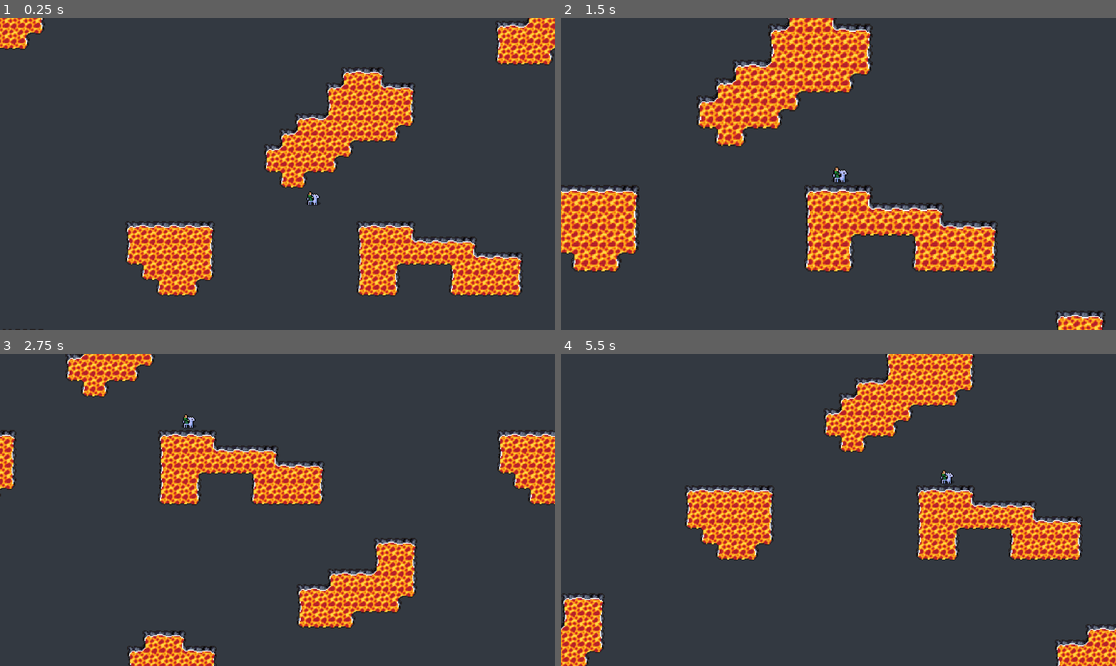
Above: before the commit, frames 1-4 (two rows, left to right).
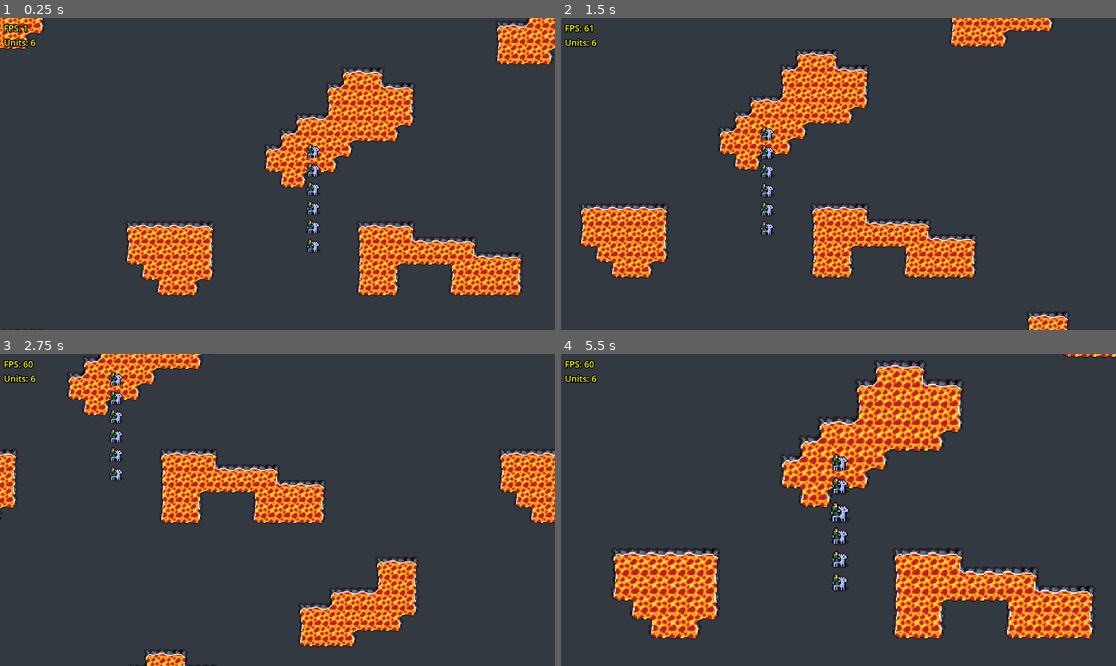
Above: after the commit, the same moments.

Repository: Snayff/nqp4
Game: Godot game, scene res://scenes/Main.tscn
Same seed, same stepped clock (60 frames per second), same inputs: the game is played once before the commit and once after it.
Inputs (mouse positions are in pixels of both pictures, inside the frame that each line leads up to):
- Up to frame 1 (0.25 s): no input
- Up to frame 2 (1.5 s): tap Enter (ui_accept) at 0.5, 0.6, 0.77, 1.07, 1.35 s; move the mouse to (871, 198) at 0.52 s; hold D (move_right) 0.53-1.28 s; click (871, 198) at 0.67 s; move the mouse to (727, 189) at 1.27 s; hold S (move_down) from 1.28 s (still down); click (727, 189) at 1.42 s
- Up to frame 3 (2.75 s): tap Enter (ui_accept) at 1.52, 1.82, 2.1 s; move the mouse to (333, 441) at 2.02 s; release S (move_down) at 2.03 s; hold D (move_right) from 2.03 s (still down); click (333, 441) at 2.17 s
- Up to frame 4 (5.5 s): move the mouse to (810, 572) at 2.77 s; release D (move_right) at 2.78 s; hold W (move_up) 2.78-3.53 s; tap Enter (ui_accept) at 2.85, 3.02, 3.32, 3.6, 3.77, 4.07, 4.35, 4.52, 4.82, 5.1 s; click (810, 572) at 2.92 s; move the mouse to (1005, 556) at 3.52 s; hold A (move_left) 3.53-5.03 s; click (1005, 556) at 3.67 s; move the mouse to (672, 463) at 4.27 s; click (672, 463) at 4.42 s; move the mouse to (866, 510) at 5.02 s; hold S (move_down) from 5.03 s (still down); click (866, 510) at 5.17 s

The runs differ from the first frame. In frame 1, 0.8% of the frame differs, in the area x 0-58%, y 2-76%; in frame 2, 23%; in frame 3, 18%; in frame 4, 31%, in the area x 0-100%, y 0-100%.
Error after the commit: Cannot call method 'add_child' on a null value. (res://autoload/Global.gd:43)

Commit message:
Add DebugInterface component and add stress tests.

Diff:
--- a/autoload/Global.gd
+++ b/autoload/Global.gd
@@ -1,10 +1,13 @@
 extends Node
 
-const DEBUG: bool = true
+const DEBUG: Dictionary = {
+    "unit_hover_print": false,
+    "spawn_spiral": true
+}
 
+#region selected_unit
 ## Emitted every time the selected unit changes.
 signal selected_unit_changed(unit: Unit)
-
 ## Globally accessible selected [Unit].
 var selected_unit: Unit = null :
     get:
@@ -12,3 +15,46 @@
     set(v):
         selected_unit = v
         selected_unit_changed.emit(selected_unit)
+#endregion
+
+#region target_position
+@warning_ignore("unused_signal") # The signal is used, just not here.
+signal target_position_changed(position: Vector2)
+var target_position: Vector2 = Vector2.ZERO
+#endregion
+
+#region Functions
+func spawn_spiral() -> void:
+    const unit_scene: Resource = preload("res://components/Unit/Unit.tscn")
+    const angle_step: float = 5
+    const distance: float = 5
+    const center: Vector2 = Vector2.ZERO
+    var unit_parent: Node2D = get_tree().get_root().get_child(1).find_child("Units")
+
+    for i in range(1000):
+        var angle: float = i * angle_step
+        var radius: float = i * distance / (2 * PI)
+        var x: float = center.x + radius * cos(angle)
+        var y: float = center.y + radius * sin(angle)
+        var position: Vector2 = Vector2(x, y)
+        var unit: Unit = unit_scene.instantiate()
+
+        unit.position = position
+        unit_parent.add_child(unit)
+
+
+func _ready() -> void:
+    # For debug purposes only
+    if DEBUG.spawn_spiral:
+        spawn_spiral()
+
+
+func _input(_event: InputEvent) -> void:
+    if Input.is_action_just_released(&"ui_accept"):
+        release_unit()
+
+
+func release_unit() -> void:
+    selected_unit.is_selected = false
+    selected_unit = null
+#endregion
--- a/components/Camera/camera.gd
+++ b/components/Camera/camera.gd
@@ -29,4 +29,11 @@
     else:
         zoom = zoom.lerp(Vector2(2, 2), 0.1)
         position += direction * SPEED * delta
+
+func _input(event: InputEvent) -> void:
+    # Right click
+    if event is InputEventMouseButton &&\
+       event.is_pressed() && event.button_index == 2:
+        Global.target_position = get_global_mouse_position()
+        Global.target_position_changed.emit(Global.target_position)
 #endregion
--- /dev/null
+++ b/components/DebugInterface/DebugInterface.gd
@@ -0,0 +1,10 @@
+extends Control
+
+@export var label: Label
+@export var units_label: Label
+@export var units: Node2D
+
+# Called every frame. 'delta' is the elapsed time since the previous frame.
+func _process(_delta: float) -> void:
+    label.text = "FPS: %s" % Engine.get_frames_per_second()
+    units_label.text = "Units: %s" % units.get_child_count()
--- /dev/null
+++ b/components/DebugInterface/DebugInterface.tscn
@@ -0,0 +1,44 @@
+[gd_scene load_steps=2 format=3 uid="uid://dr3kx0g66jwww"]
+
+[ext_resource type="Script" path="res://components/DebugInterface/DebugInterface.gd" id="1_ofpeo"]
+
+[node name="DebugInterface" type="Control" node_paths=PackedStringArray("label", "units_label")]
+layout_mode = 3
+anchors_preset = 15
+anchor_right = 1.0
+anchor_bottom = 1.0
+grow_horizontal = 2
+grow_vertical = 2
+mouse_filter = 2
+script = ExtResource("1_ofpeo")
+label = NodePath("MarginContainer/VBoxContainer/Label")
+units_label = NodePath("MarginContainer/VBoxContainer/UnitsLabel")
+
+[node name="MarginContainer" type="MarginContainer" parent="."]
+layout_mode = 1
+anchors_preset = 15
+anchor_right = 1.0
+anchor_bottom = 1.0
+grow_horizontal = 2
+grow_vertical = 2
+theme_override_constants/margin_left = 8
+theme_override_constants/margin_top = 8
+theme_override_constants/margin_right = 8
+theme_override_constants/margin_bottom = 8
+
+[node name="VBoxContainer" type="VBoxContainer" parent="MarginContainer"]
+layout_mode = 2
+
+[node name="Label" type="Label" parent="MarginContainer/VBoxContainer"]
+layout_mode = 2
+theme_override_colors/font_color = Color(1, 1, 0, 1)
+theme_override_constants/outline_size = 8
+theme_override_font_sizes/font_size = 18
+text = "FPS: 0"
+
+[node name="UnitsLabel" type="Label" parent="MarginContainer/VBoxContainer"]
+layout_mode = 2
+theme_override_colors/font_color = Color(1, 1, 0, 1)
+theme_override_constants/outline_size = 8
+theme_override_font_sizes/font_size = 18
+text = "Units: 0"
--- a/components/Unit/Unit.gd
+++ b/components/Unit/Unit.gd
@@ -9,6 +9,8 @@
 #region Exports
 ## The [Unit]'s movement speed.
 @export var speed: float = 125
+## The minimum distance to the target's position before stopping.
+@export var target_stop_distance: float = 30
 ## Whether the [Unit] is selected (controlled) or not.
 @export var is_selected:bool = false :
     get:
@@ -21,6 +23,8 @@
 #region Variables
 ## Directional input passed from the Camera.
 var direction: Vector2 = Vector2.ZERO
+var _target_position: Vector2
+var _move_to_target: bool = false
 #endregion
 
 #region Functions
@@ -30,14 +34,19 @@
 
 func _ready() -> void:
     selection_changed.connect(on_selection_changed)
-    if Global.DEBUG:
+    Global.target_position_changed.connect(move_to_target)
+    if Global.DEBUG.unit_hover_print:
         mouse_entered.connect(func(): print("Mouse entered over %s" % self))
         mouse_exited.connect(func(): print("Mouse exited over %s" % self))
 
 
-func _process(delta: float) -> void:
+func _physics_process(delta: float) -> void:
     if is_selected:
-        global_position += direction * speed * delta
+        apply_impulse(direction * speed * delta, global_position)
+    else:
+        # TODO: Handle cases where larger groups of units can't get close enough to the target
+        if _move_to_target && global_position.distance_to(_target_position) > target_stop_distance:
+            apply_impulse(global_position.direction_to(_target_position) * speed * delta, global_position)
 
 
 func _unhandled_input(event: InputEvent) -> void:
@@ -57,4 +66,10 @@
         Global.selected_unit = null
 
     $Sprite2D.scale = Vector2(1.2 if selected else 1.0, 1.2 if selected else 1.0)
+
+
+func move_to_target(pos: Vector2) -> void:
+    #print("New target position is %s" % pos)
+    _target_position = pos
+    _move_to_target = true
 #endregion
--- a/components/Unit/Unit.tscn
+++ b/components/Unit/Unit.tscn
@@ -1,14 +1,26 @@
-[gd_scene load_steps=4 format=3 uid="uid://0wnrkg3nbfs5"]
+[gd_scene load_steps=5 format=3 uid="uid://0wnrkg3nbfs5"]
 
 [ext_resource type="Script" path="res://components/Unit/Unit.gd" id="1_w8ewk"]
 [ext_resource type="Texture2D" uid="uid://dldmflst28sas" path="res://assets/actors/horse_rider/RampartSpriteFemale-Right(Frame1).png" id="2_gj57a"]
+
+[sub_resource type="PhysicsMaterial" id="PhysicsMaterial_lv21b"]
+friction = 0.5
+bounce = 1.0
 
 [sub_resource type="CircleShape2D" id="CircleShape2D_lrj42"]
 
 [node name="Unit" type="RigidBody2D"]
 input_pickable = true
+mass = 10.0
+physics_material_override = SubResource("PhysicsMaterial_lv21b")
 gravity_scale = 0.0
+lock_rotation = true
+continuous_cd = 1
+contact_monitor = true
+max_contacts_reported = 10
+linear_damp = 4.0
 script = ExtResource("1_w8ewk")
+speed = 5000.0
 
 [node name="CollisionShape2D" type="CollisionShape2D" parent="."]
 shape = SubResource("CircleShape2D_lrj42")
--- a/scenes/Main.tscn
+++ b/scenes/Main.tscn
@@ -1,16 +1,83 @@
-[gd_scene load_steps=4 format=3 uid="uid://bnohmpv8t68cp"]
+[gd_scene load_steps=6 format=3 uid="uid://bnohmpv8t68cp"]
 
 [ext_resource type="PackedScene" uid="uid://0wnrkg3nbfs5" path="res://components/Unit/Unit.tscn" id="1_cho6h"]
 [ext_resource type="PackedScene" uid="uid://bu67fpxuswlqx" path="res://components/TileMaps/TileMap.tscn" id="1_nf1mr"]
 [ext_resource type="PackedScene" uid="uid://bymmbpcbbiuk4" path="res://components/Camera/Camera.tscn" id="2_m6c7o"]
+[ext_resource type="PackedScene" uid="uid://dr3kx0g66jwww" path="res://components/DebugInterface/DebugInterface.tscn" id="4_eqgc6"]
+
+[sub_resource type="RectangleShape2D" id="RectangleShape2D_imapr"]
+size = Vector2(1204, 26)
 
 [node name="Main" type="Node2D"]
 
 [node name="TileMap" parent="." instance=ExtResource("1_nf1mr")]
+metadata/_edit_lock_ = true
+
+[node name="StaticBody2D3" type="StaticBody2D" parent="."]
+position = Vector2(579, 366)
+
+[node name="CollisionShape2D" type="CollisionShape2D" parent="StaticBody2D3"]
+position = Vector2(-592, 0)
+shape = SubResource("RectangleShape2D_imapr")
+one_way_collision = true
+metadata/_edit_lock_ = true
+
+[node name="StaticBody2D4" type="StaticBody2D" parent="."]
+position = Vector2(590, -366)
+
+[node name="CollisionShape2D" type="CollisionShape2D" parent="StaticBody2D4"]
+position = Vector2(-592, 0)
+rotation = -3.14159
+shape = SubResource("RectangleShape2D_imapr")
+one_way_collision = true
+metadata/_edit_lock_ = true
+
+[node name="StaticBody2D5" type="StaticBody2D" parent="."]
+position = Vector2(-591, 482)
+rotation = 1.5708
+
+[node name="CollisionShape2D" type="CollisionShape2D" parent="StaticBody2D5"]
+position = Vector2(-592, 0)
+shape = SubResource("RectangleShape2D_imapr")
+one_way_collision = true
+metadata/_edit_lock_ = true
+
+[node name="StaticBody2D6" type="StaticBody2D" parent="."]
+position = Vector2(588, 471)
+rotation = 1.5708
+
+[node name="CollisionShape2D" type="CollisionShape2D" parent="StaticBody2D6"]
+position = Vector2(-592, 0)
+rotation = -3.14159
+shape = SubResource("RectangleShape2D_imapr")
+one_way_collision = true
+metadata/_edit_lock_ = true
 
 [node name="Units" type="Node2D" parent="."]
 
 [node name="Unit" parent="Units" instance=ExtResource("1_cho6h")]
 position = Vector2(37, 25)
 
+[node name="Unit2" parent="Units" instance=ExtResource("1_cho6h")]
+position = Vector2(37, 25)
+
+[node name="Unit3" parent="Units" instance=ExtResource("1_cho6h")]
+position = Vector2(37, 25)
+
+[node name="Unit4" parent="Units" instance=ExtResource("1_cho6h")]
+position = Vector2(37, 25)
+
+[node name="Unit5" parent="Units" instance=ExtResource("1_cho6h")]
+position = Vector2(37, 25)
+
+[node name="Unit6" parent="Units" instance=ExtResource("1_cho6h")]
+position = Vector2(37, 25)
+
 [node name="Camera" parent="." instance=ExtResource("2_m6c7o")]
+
+[node name="CanvasLayer" type="CanvasLayer" parent="."]
+
+[node name="DebugInterface" parent="CanvasLayer" node_paths=PackedStringArray("units") instance=ExtResource("4_eqgc6")]
+units = NodePath("../../Units")
+metadata/_edit_use_anchors_ = true
+metadata/_edit_lock_ = true
